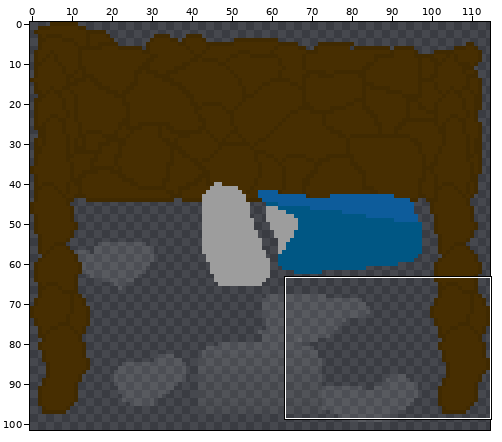
Sprite sheet, stored at UtFoM_Project2/Assets/Art/gfx/EnvironmentPieces/bb_house4_inner.png. Above: a wide view before the commit, with the close-up outlined.
Close-up. First the earlier version:
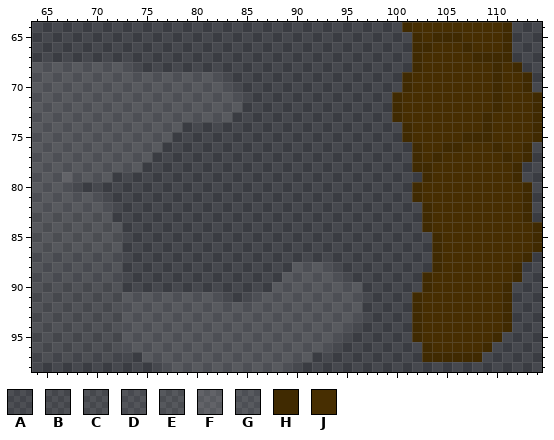
The file is 115x102 pixels. Pixels under 10% opacity are left out. Colours within 5 levels of each other are drawn and written as one. Shown: x 64..114, y 64..98.
Palette (. is transparent): A #8484841d  B #9595951d  C #a7a7a71d  D #b9b9b91d  E #d3d3d31d  F #dadada30  G #e5e5e51d  H #402a01  J #472e01
Once edited:
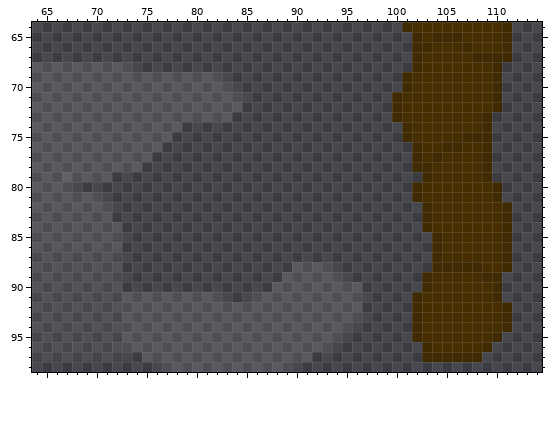
Changes in this commit:
@@ palette @@
-F #dadada30
+F #d4d4d430
@@ x 103..114 @@
 67 JJJJJHHHH...
-68 JJJJJJJHJH..
-69 JJJJJJJHJJH.
-70 JJJJJJJHJJH.
-71 JJJJJJJHJJJH
-72 JJJJJJJHJJJH
-73 JJJJJJHJJJJH
-74 JJJJJJHJJJJH
-75 JJJJHHHJJJJH
-76 JJHHJJJHJJH.
-77 JHJJJJJJHJH.
-78 HJJJJJJJJH..
-79 HJJJJJJJJH..
-80 JJJJJJJJJJH.
-81 JJJJJJJJJJH.
-82 HJJJJJJJJJH.
-83 HJJJJJJJJJH.
-84 HJJJJJJJJJJH
-85 .HJJJJJJJJJH
-86 .HJJJJJJJJJH
-87 .HJJJJJJJJH.
-88 .HJJJJJJJH..
-89 HJJJJJJJJH..
-90 HJJJJJJJH...
-91 JJJJJJJJH...
+68 JJJJJJJH....
+69 JJJJJJJH....
+70 JJJJJJJH....
+71 JJJJJJJH....
+72 JJJJJJJH....
+73 JJJJJJH.....
+74 JJJJJJH.....
+75 JJJJHHH.....
+76 JJHHJJH.....
+77 JHJJJJH.....
+78 HJJJJJH.....
+79 HJJJJJH.....
+80 JJJJJJJH....
+81 JJJJJJJH....
+82 HJJJJJJJH...
+83 HJJJJJJJH...
+84 HJJJJJJJH...
+85 .HJJJJJJH...
+86 .HJJJJJJH...
+87 .HJJJJJJH...
+88 .HHHHHJJH...
+89 HJJJJJHH....
+90 HJJJJJJH....
+91 JJJJJJJH....
 92 JJJJJJJJH...
Where, in picture pixels (left, top, right, bottom), the same in both close-ups:
changed: (442, 62, 542, 302)
changed: (62, 172, 72, 182)
